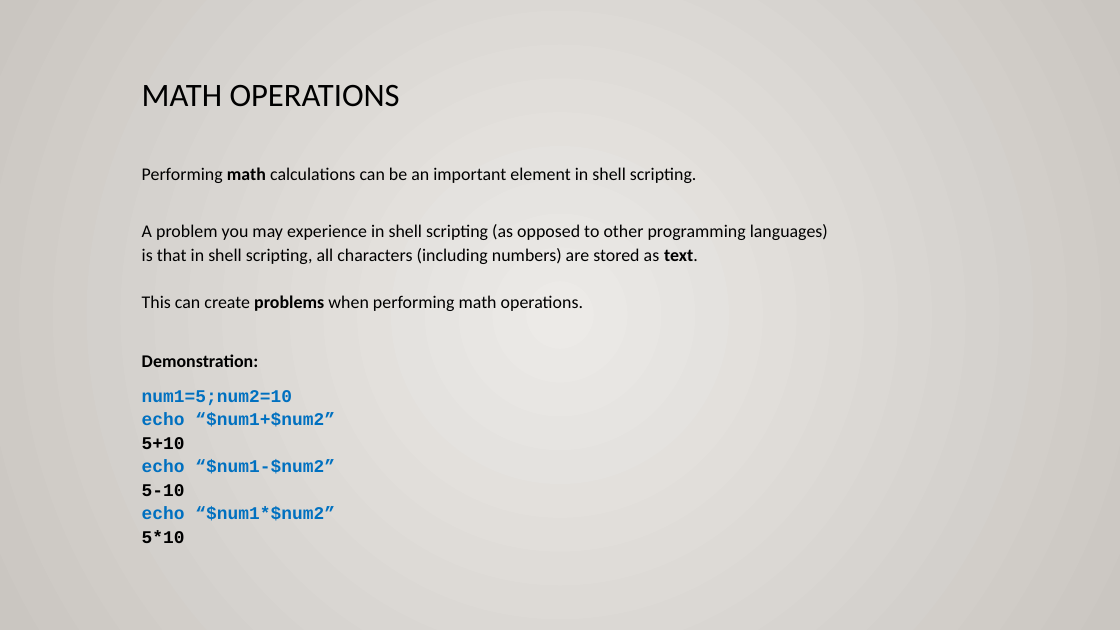
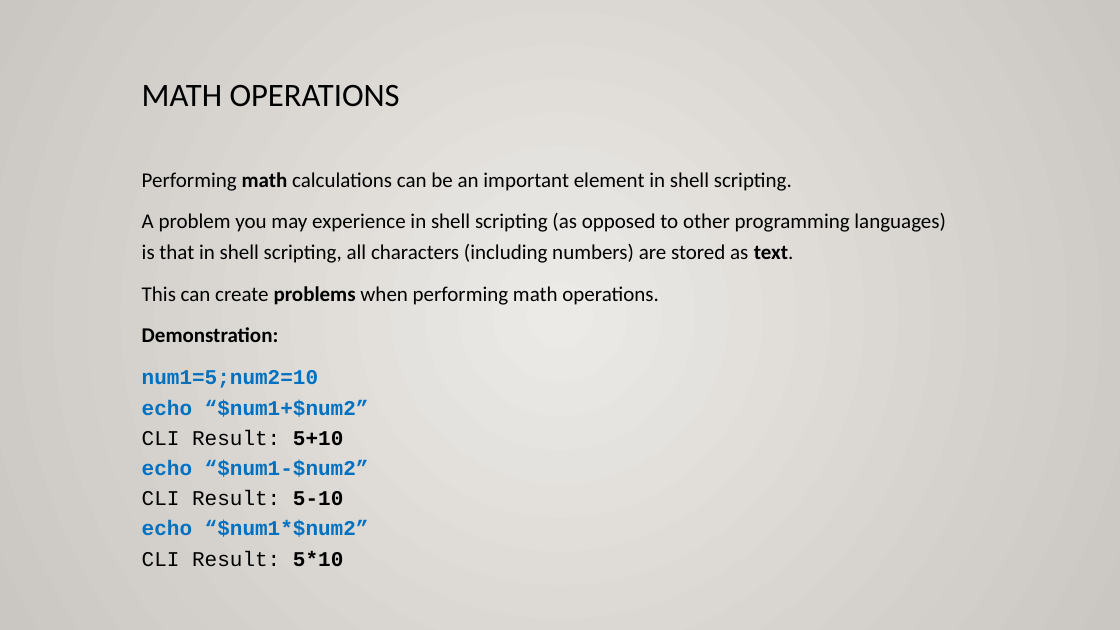
Before and after one commit to ULI101/slides, a slide deck: slide 13 of ULI101-11.2.pptx. Drawn at 1120x630 pixels with LibreOffice and Linux fonts; fonts in the diff are those of the drawing. Boxes give left, top, right and bottom in pixels: in the first picture for what was removed or moved away, otherwise in the second. Text is boxed around its words. In the diff, an @@ line names an element or a change of style, - is before the commit and + after.

```diff
--- a/ULI101-11.2.pptx
+++ b/ULI101-11.2.pptx
@@ text at <box>142,172,792,342</box>: size 15.3 to 18 pt in "Performing math calculations can be an important ...", "Demonstration:"; line spacing 1.1 to 1.2 @@
@@ text at <box>142,213,946,305</box>: text changed; size 15.3 to 18 pt @@
-A problem you may experience in shell scripting (as opposed to other programming languages)
-is that in shell scripting, all characters (including numbers) are stored as text.
-This can create problems when performing math operations.
+A problem you may experience in shell scripting (as opposed to other programming languages)
+is that in shell scripting, all characters (including numbers) are stored as text.
+This can create problems when performing math operations.
@@ text at <box>142,370,369,567</box>: text changed; size 15.3 to 18 pt @@
-num1=5;num2=10
-echo “$num1+$num2”
-5+10
-echo “$num1-$num2”
-5-10
-echo “$num1*$num2”
-5*10
+num1=5;num2=10
+echo “$num1+$num2”
+CLI Result: 5+10
+echo “$num1-$num2”
+CLI Result: 5-10
+echo “$num1*$num2”
+CLI Result: 5*10
```
Also in this commit, not shown: 29 other slides changed, 3 other files.
